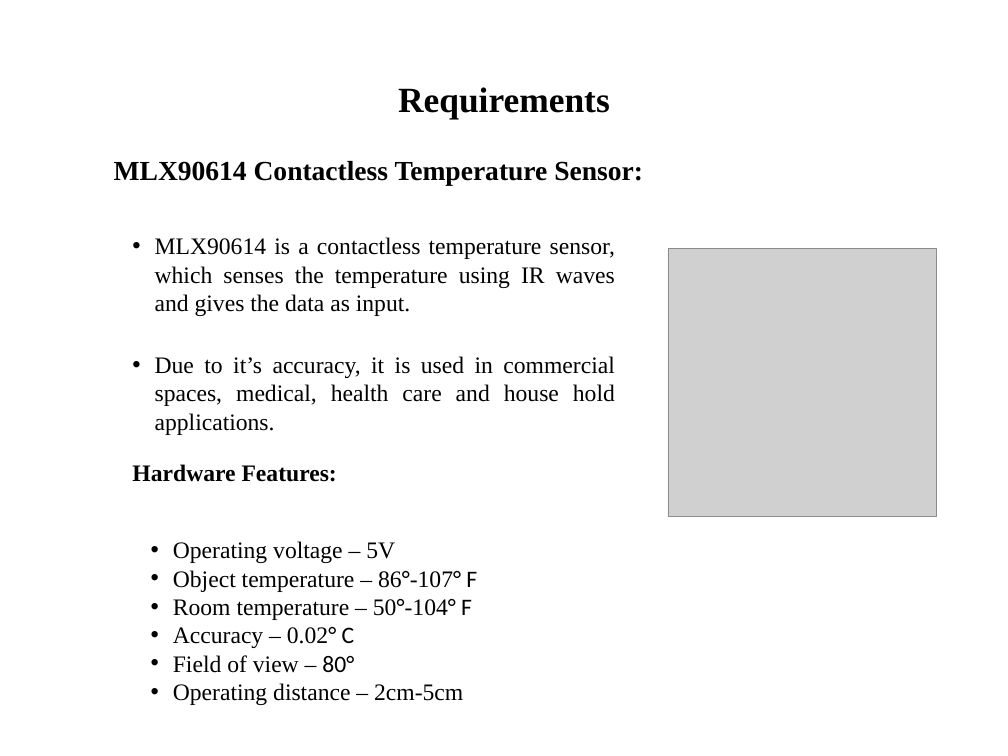
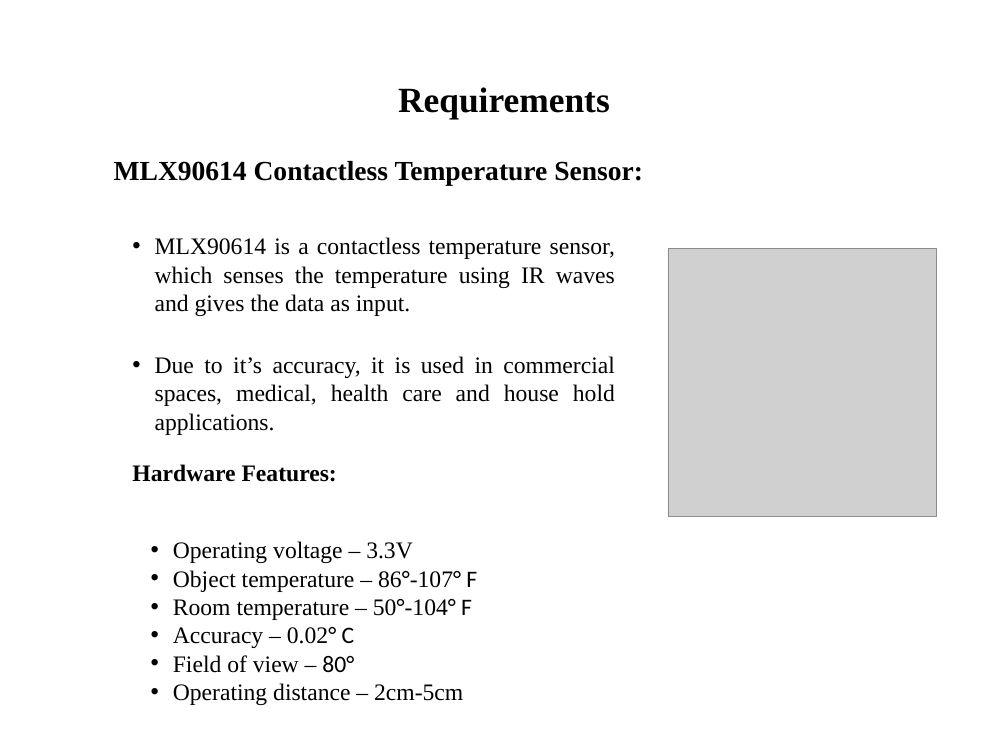
Before and after one commit to HemanthAkkaldevi/Major-Project, a slide deck: slide 12 of Final PRC/Final PRC.pptx. Drawn at 1008x756 pixels with LibreOffice and Linux fonts; fonts in the diff are those of the drawing; grey boxes stand for pictures. Boxes give left, top, right and bottom in pixels: in the first picture for what was removed or moved away, otherwise in the second. Text is boxed around its words. In the diff, an @@ line names an element or a change of style, - is before the commit and + after.

```diff
--- a/Final PRC/Final PRC.pptx
+++ b/Final PRC/Final PRC.pptx
@@ text at (173,541,413,563): text changed @@
-• Operating voltage – 5V
+• Operating voltage – 3.3V
```
Also in this commit, not shown: 1 other slide changed, 3 other files.
